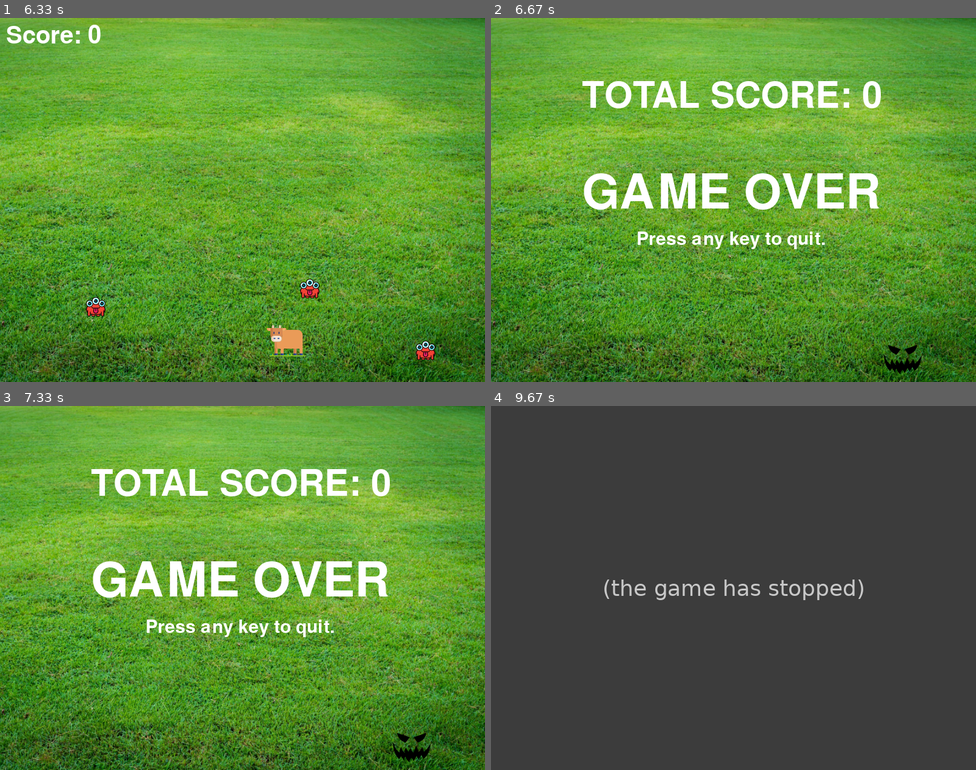
Above: before the commit, frames 1-4 (two rows, left to right).
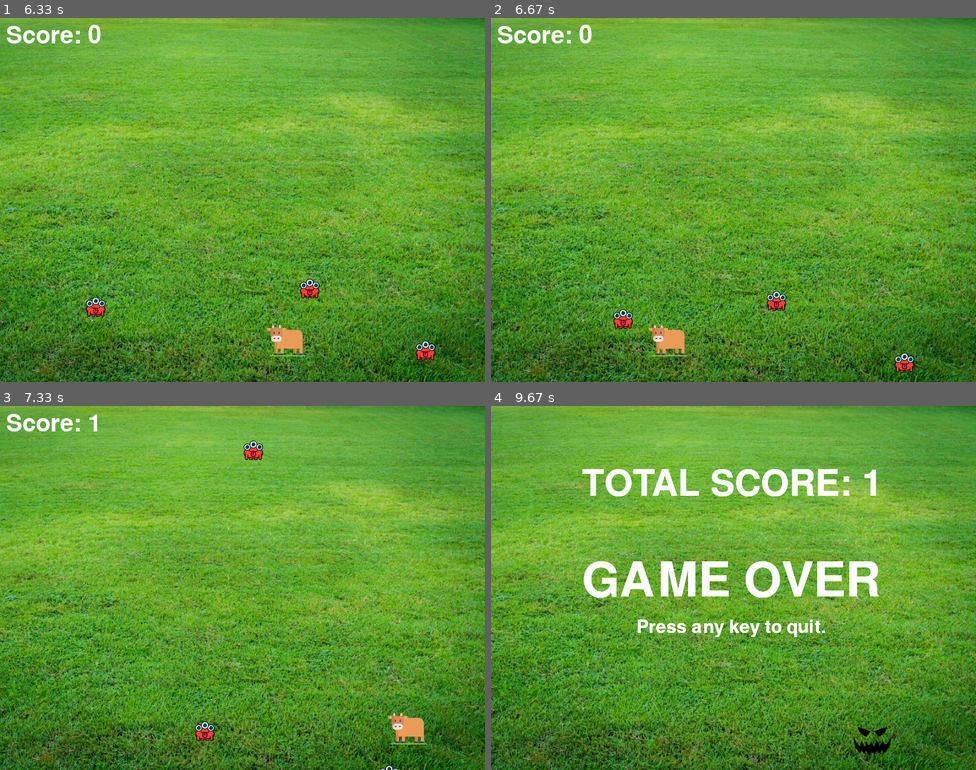
Above: after the commit, the same moments.

Repository: Arjun-G-Ravi/Non-AI-Notes
Game: pygame game, started from 10_Pygame learn/01_Cow Invaders/main.py
The game is run twice, just before and just after one commit, with the same random seed, the same clock (stepped at 60 frames per second) and the same inputs.
Inputs:
- Up to frame 1 (6.33 s): hold Right 0.33-0.8 s; hold Right 0.83-1.3 s; hold Left 1.33-1.87 s; hold Left 1.9-2.3 s; hold Right 2.33-2.97 s; hold Left 3-3.47 s; hold Right 3.5-3.97 s; hold Right 4-4.47 s; hold Left 4.5-5.03 s; hold Left 5.07-5.47 s; hold Right 5.5-6.13 s; hold Left from 6.17 s (still down)
- Up to frame 2 (6.67 s): release Left at 6.63 s
- Up to frame 3 (7.33 s): hold Right 6.67-7.13 s; hold Right from 7.17 s (still down)
- Up to frame 4 (9.67 s): release Right at 7.63 s

Frame 1 is identical in both runs. In frame 2, 7.1% of the frame differs, in the area x 1-89%, y 1-98%; in frame 3, 7.0%; in frame 4, 100%, in the area x 0-100%, y 0-100%.
Before the commit the program exited at 9.62 s; later frames show no game.

Commit message:
Works perfect -with sound

Diff:
--- a/10_Pygame learn/01_Cow Invaders/main.py
+++ b/10_Pygame learn/01_Cow Invaders/main.py
@@ -90,6 +90,7 @@
     show_score()
 
     for event in pygame.event.get():
+        print(event)
         if event.type == pygame.QUIT:
             running = False
 
@@ -153,11 +154,11 @@
             milk = pygame.mixer.Sound('grunt.mp3')
             milk.play()
 
-        if enemyPos[e][1] > 550:
+        if enemyPos[e][1] > 600:
             milk = pygame.mixer.Sound('evil_laugh.mp3')
             milk.play()
             screen.blit(pygame.image.load('grass_background.png'),(0,0))
-            screen.blit(pygame.image.load('spooky.png'), (enemyPos[e][0]-20, enemyPos[e][1]-20))
+            screen.blit(pygame.image.load('spooky.png'), (enemyPos[e][0]-20, enemyPos[e][1]-80))
             while True:
                 endFont1 = pygame.font.Font('freesansbold.ttf', 80)
                 endFont2 = pygame.font.Font('freesansbold.ttf', 60)
@@ -169,7 +170,7 @@
                 screen.blit(finalScore, (150,100))
                 screen.blit(press, (240,350))
                 pygame.display.update()
-                time.sleep(3)
+                time.sleep(1)
                 for event in pygame.event.get():
                     if event.type == pygame.KEYDOWN:
                         quit(0)
Binary file removed: 10_Pygame learn/01_Cow Invaders/spaceship.png
Not shown, removed: 10_Pygame learn/01_Cow Invaders/explosion.wav
Not shown, removed: 10_Pygame learn/01_Cow Invaders/gun.mp3
Not shown, removed: 10_Pygame learn/01_Cow Invaders/scream.mp3
